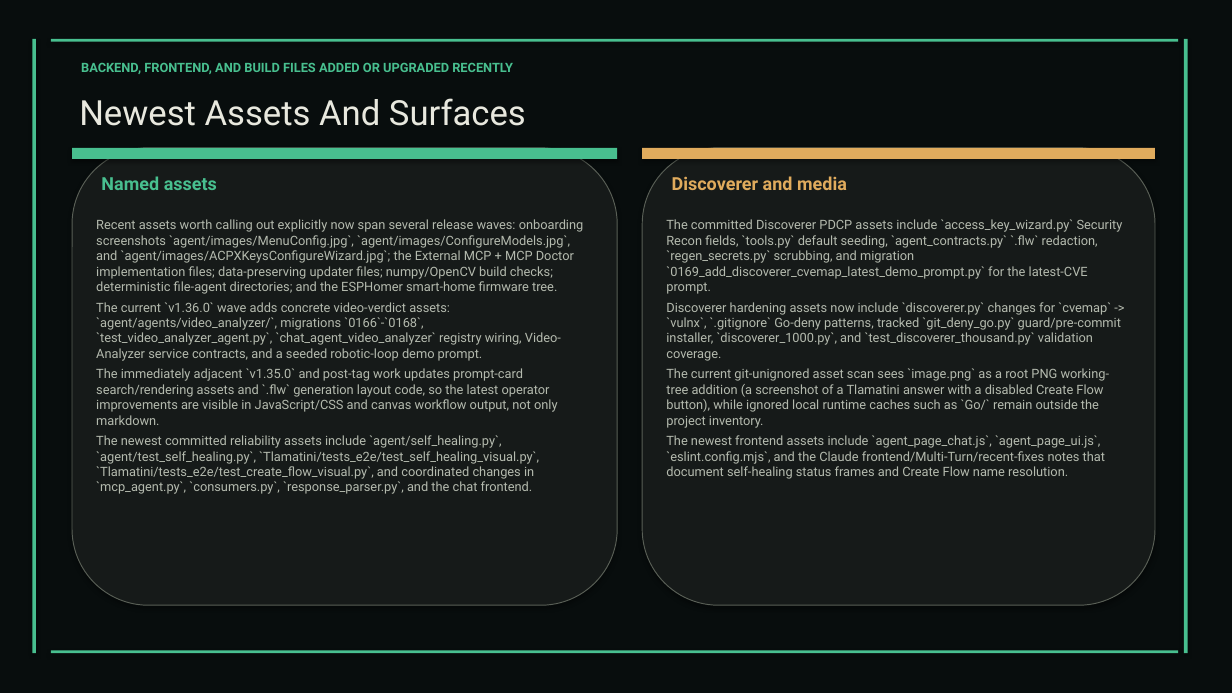
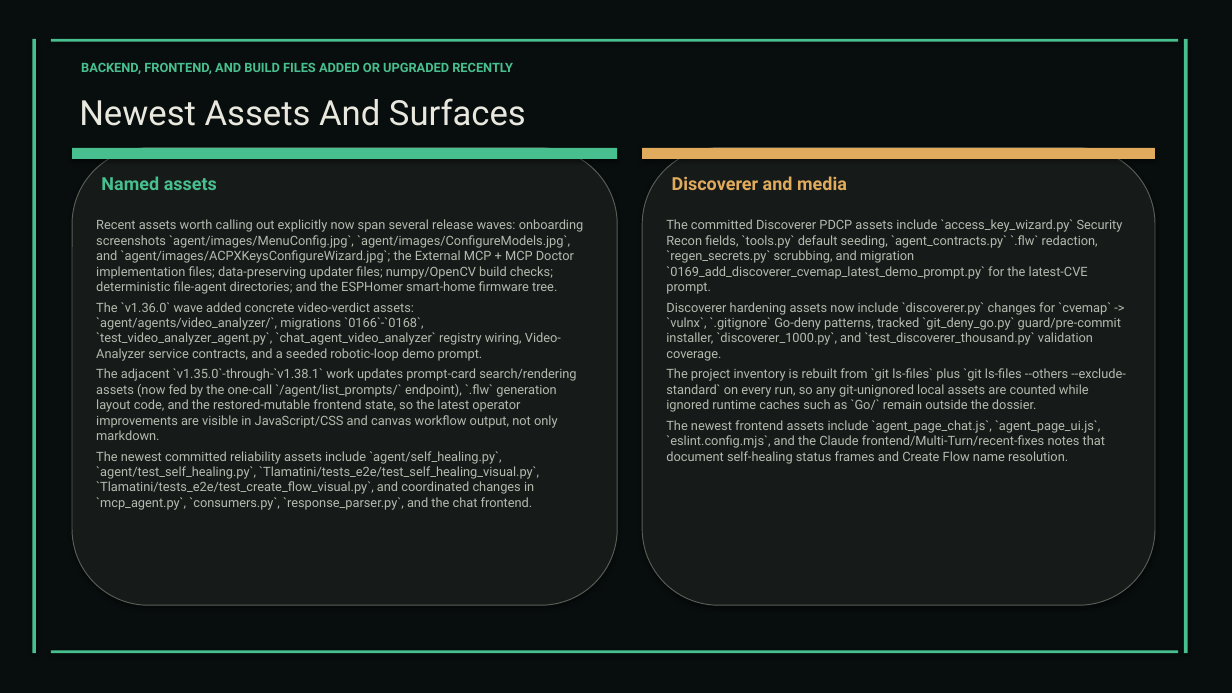
Before and after one commit to XAIHT/Tlamatini, a slide deck: slide 41 of Tlamatini_eXtended_Artificial_Intelligence_Humanly_Tempered.pptx (slide 39 before the commit). Drawn at 1232x693 pixels with LibreOffice and Linux fonts; fonts in the diff are those of the drawing. Boxes give left, top, right and bottom in pixels: in the first picture for what was removed or moved away, otherwise in the second. Text is boxed around its words. In the diff, an @@ line names an element or a change of style, - is before the commit and + after.

Commit message:
Bulk surgicaly update of content and version to 1.38.1, by Tlamatini's-AutoBot.

```diff
--- a/Tlamatini_eXtended_Artificial_Intelligence_Humanly_Tempered.pptx
+++ b/Tlamatini_eXtended_Artificial_Intelligence_Humanly_Tempered.pptx
@@ text at (96,302,576,440): text changed @@
-The current `v1.36.0` wave adds concrete video-verdict assets: `agent/agents/video_analyzer/`, migrations `0166`-`0168`, `test_video_analyzer_agent.py`, `chat_agent_video_analyzer` registry wiring, Video-Analyzer service contracts, and a seeded robotic-loop demo prompt.
-The immediately adjacent `v1.35.0` and post-tag work updates prompt-card search/rendering assets and `.flw` generation layout code, so the latest operator improvements are visible in JavaScript/CSS and canvas workflow output, not only markdown.
+The `v1.36.0` wave added concrete video-verdict assets: `agent/agents/video_analyzer/`, migrations `0166`-`0168`, `test_video_analyzer_agent.py`, `chat_agent_video_analyzer` registry wiring, Video-Analyzer service contracts, and a seeded robotic-loop demo prompt.
+The adjacent `v1.35.0`-through-`v1.38.1` work updates prompt-card search/rendering assets (now fed by the one-call `/agent/list_prompts/` endpoint), `.flw` generation layout code, and the restored-mutable frontend state, so the latest operator improvements are visible in JavaScript/CSS and canvas workflow output, not only markdown.
@@ text at (666,368,1125,412): text changed @@
-The current git-unignored asset scan sees `image.png` as a root PNG working-tree addition (a screenshot of a Tlamatini answer with a disabled Create Flow button), while ignored local runtime caches such as `Go/` remain outside the project inventory.
+The project inventory is rebuilt from `git ls-files` plus `git ls-files --others --exclude-standard` on every run, so any git-unignored local assets are counted while ignored runtime caches such as `Go/` remain outside the dossier.
```
Also in this commit, not shown: 26 other slides changed, 3 slides added, 13 other files.
